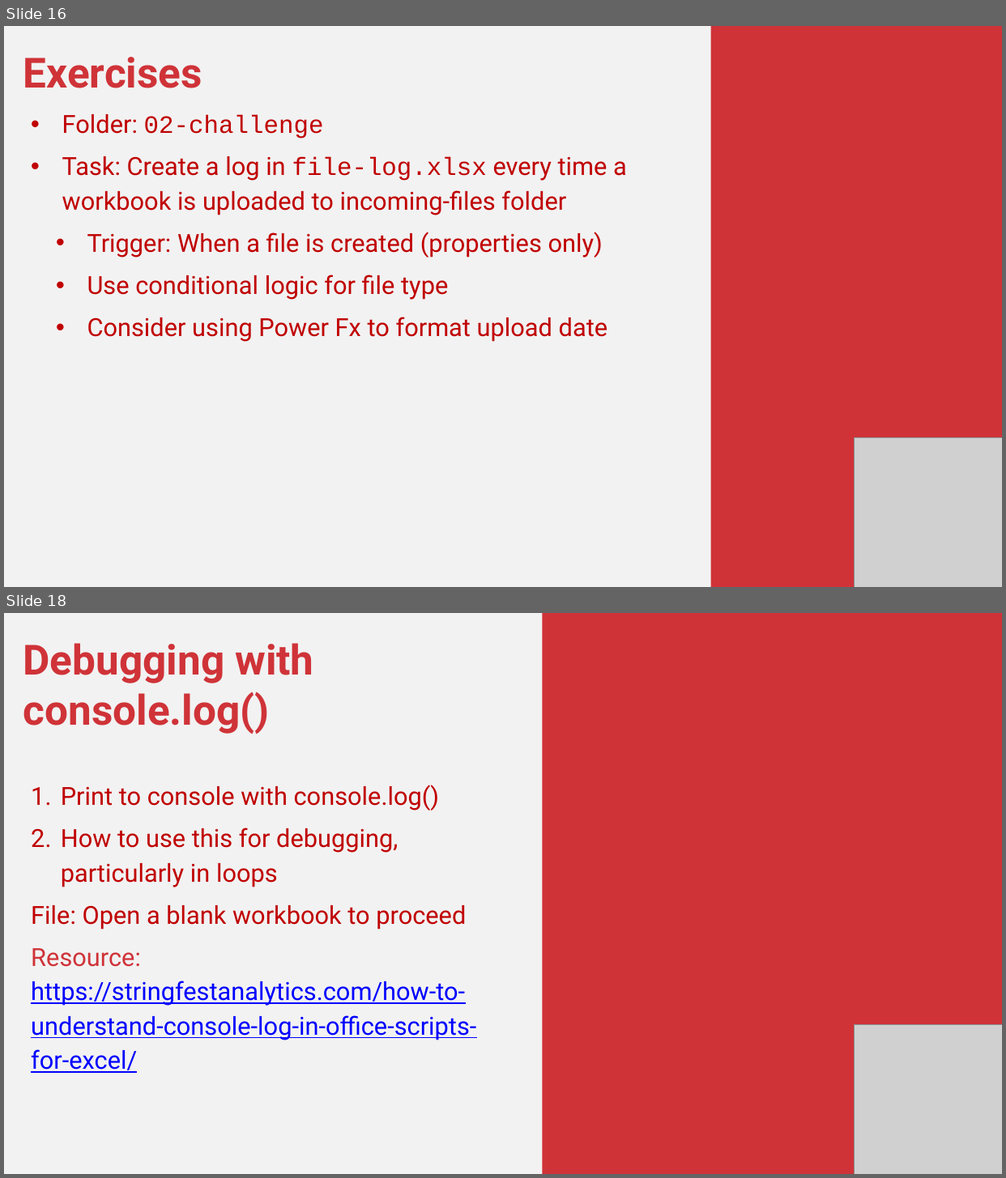
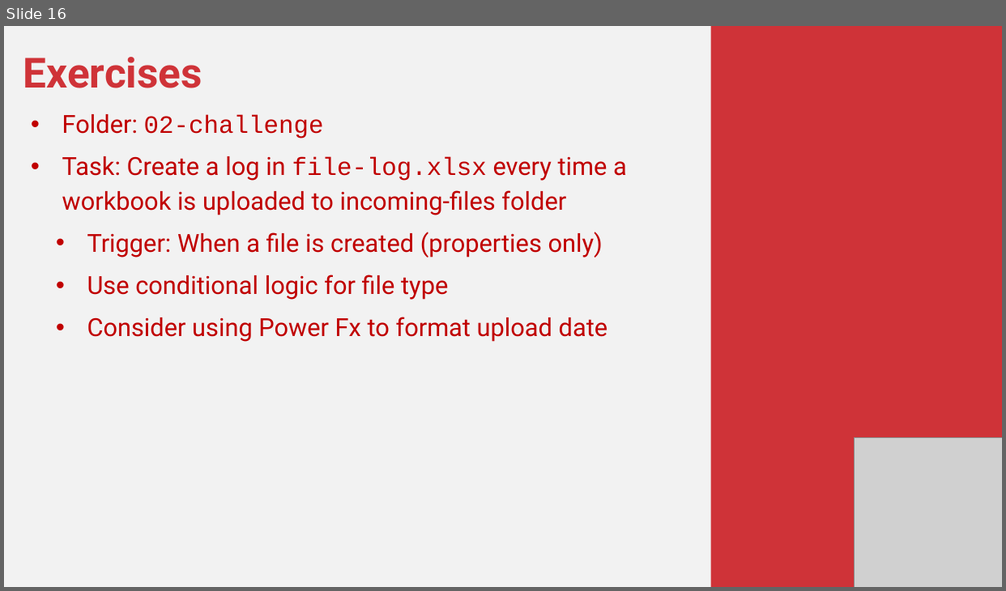
Before and after one commit to stringfestdata/power-automate-for-excel-masterclass, a slide deck: power-automate-for-excel-masterclass.pptx. Shown one above the other, each under a label of ours: slides 16 and 18 before the commit, slide 16 after it; the slides between them are not shown. The pictures are 1006x1178 and 1006x591 pixels, drawn with LibreOffice and Linux fonts; fonts in the diff are those of the drawing; grey boxes stand for pictures. Boxes give left, top, right and bottom in pixels: in the first picture for what was removed or moved away, otherwise in the second. Text is boxed around its words. In the diff, an @@ line names an element or a change of style, - is before the commit and + after.

```diff
--- a/power-automate-for-excel-masterclass.pptx
+++ b/power-automate-for-excel-masterclass.pptx
@@ slide 18 removed at (4, 613, 1002, 1174), background #F2F2F2 @@
@@ rectangle removed at (542, 613, 1002, 1174) @@
@@ text removed at (23, 643, 476, 1073) @@
-Debugging with console.log()
-1. Print to console with console.log()
-2. How to use this for debugging, particularly in loops
-File: Open a blank workbook to proceed
-Resource: https://stringfestanalytics.com/how-to-understand-console-log-in-office-scripts-for-excel/
@@ picture removed at (854, 1024, 1002, 1174) @@
```
Also in this commit, not shown: 7 slides changed, 3 slides added, 7 other slides removed, 7 other files.
